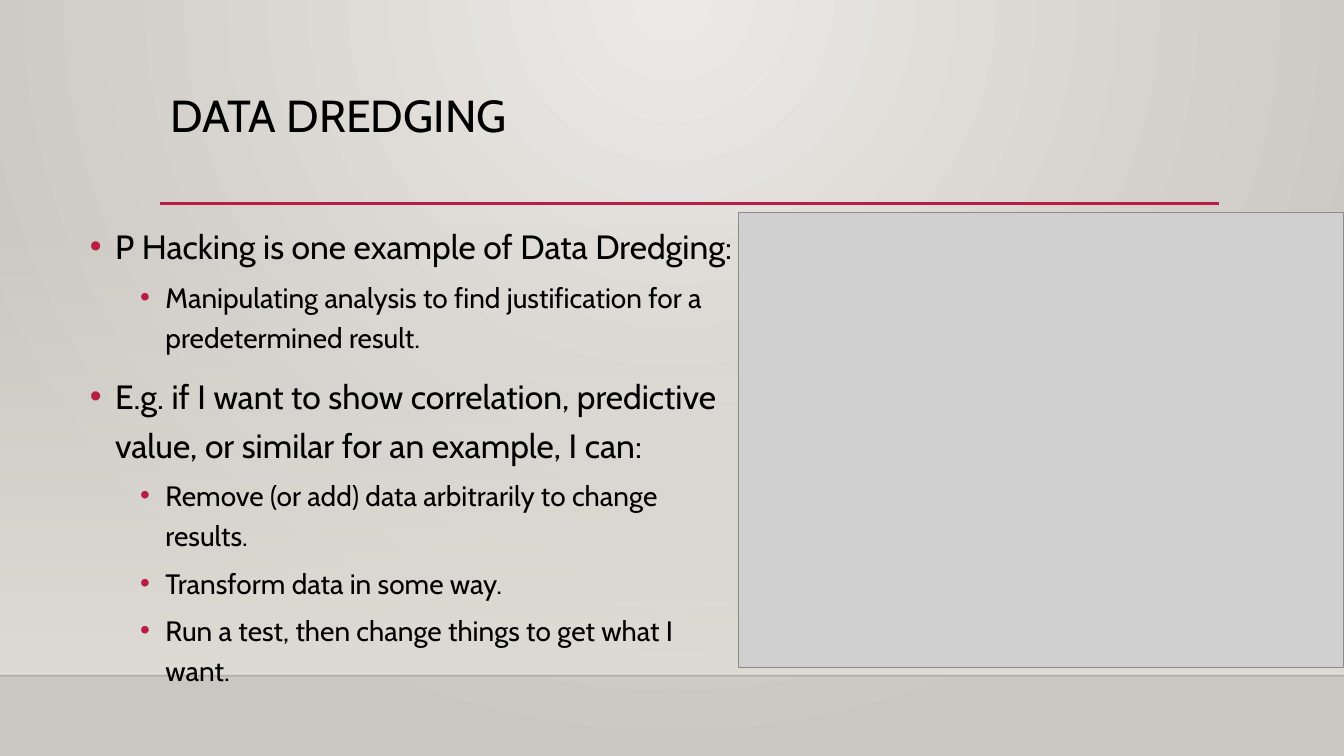
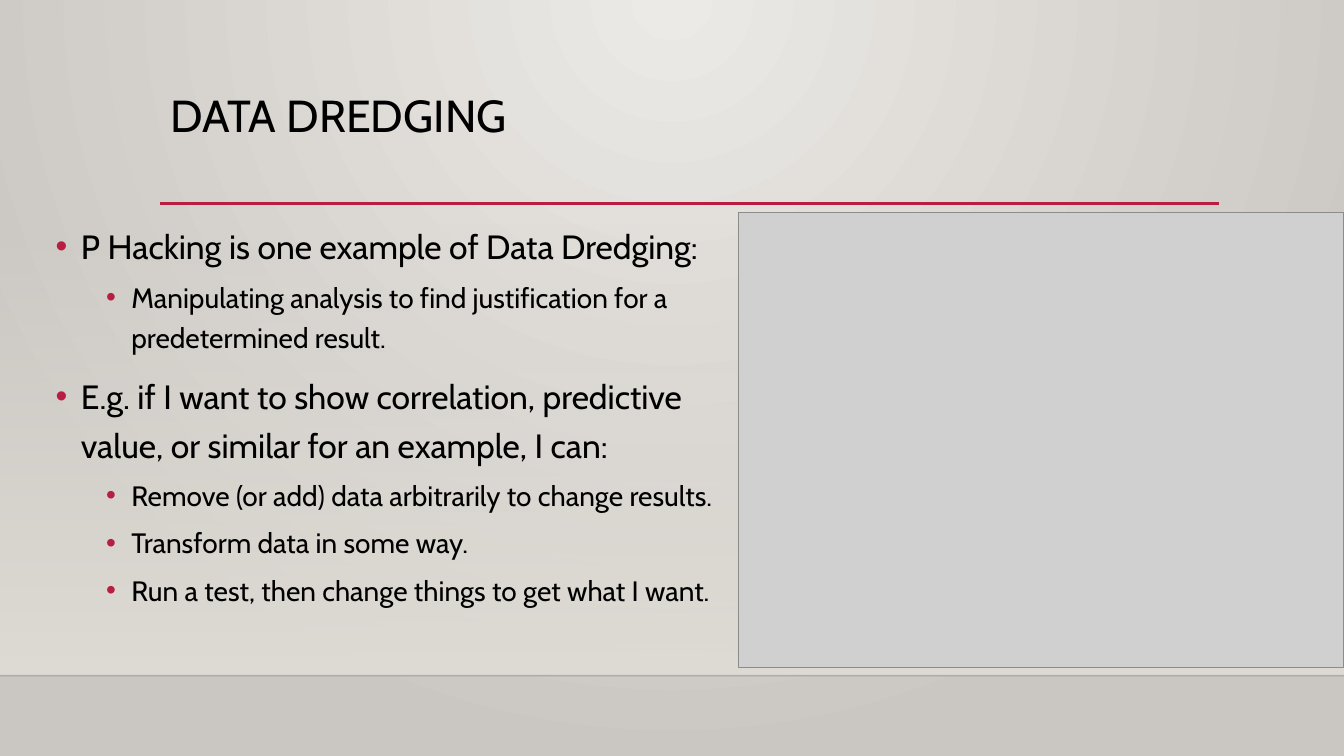
Before and after one commit to AkeemSemperDataScience/Basic_Stats_in_Python_Student_Repository, a slide deck: slide 46 of reference_material/slides/018_Hypothesis_Test.pptx (slide 45 before the commit). Drawn at 1344x756 pixels with LibreOffice and Linux fonts; fonts in the diff are those of the drawing; grey boxes stand for pictures; background and template pictures are left out. Boxes give left, top, right and bottom in pixels: in the first picture for what was removed or moved away, otherwise in the second. Text is boxed around its words. In the diff, an @@ line names an element or a change of style, - is before the commit and + after.

```diff
--- a/reference_material/slides/018_Hypothesis_Test.pptx
+++ b/reference_material/slides/018_Hypothesis_Test.pptx
@@ text "P Hacking is one example ..." rewrapped from [115,233,732,647] to [81,233,713,607] @@
```
Also in this commit, not shown: 5 other slides changed, 10 slides added, 6 slides removed, 7 other files.
